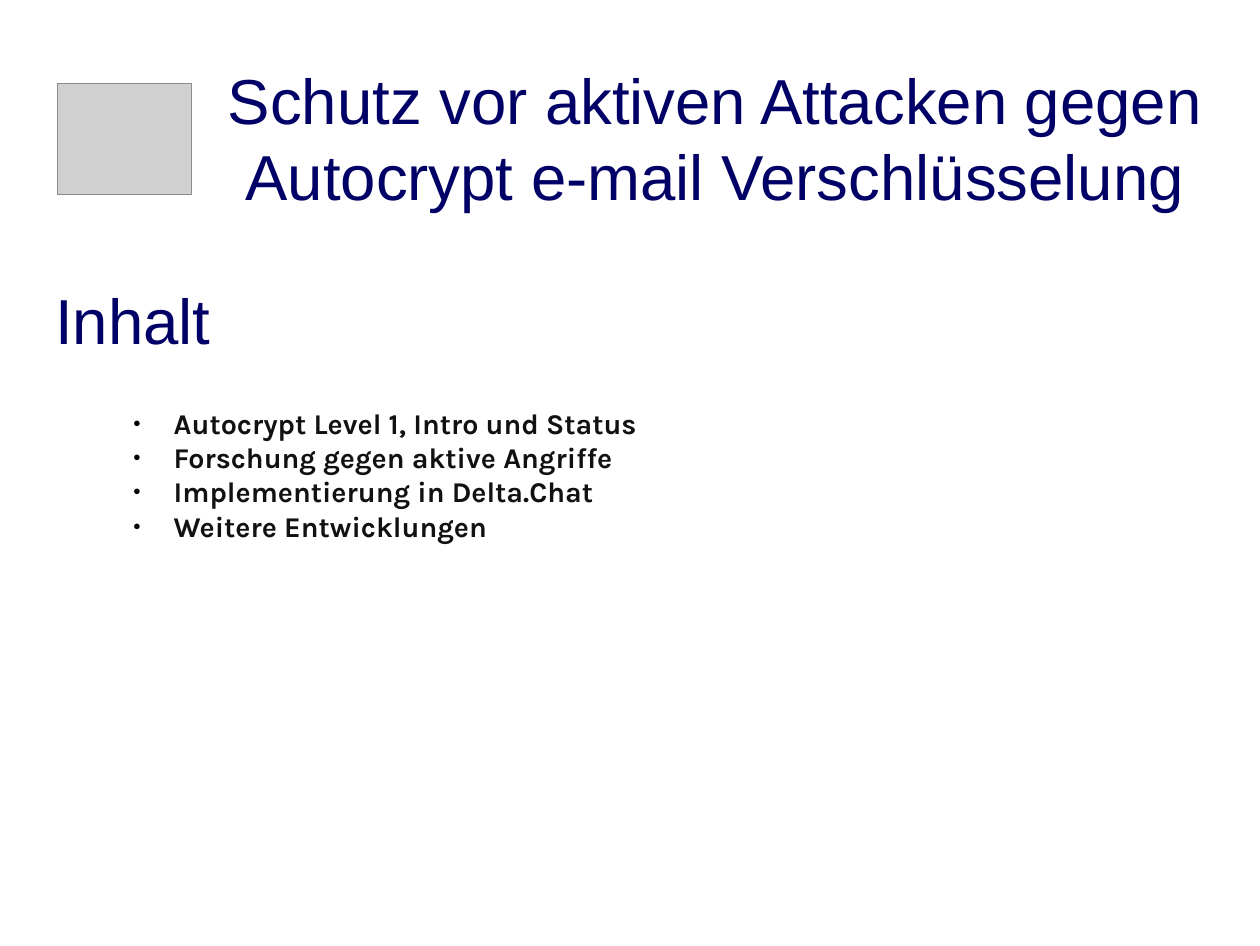
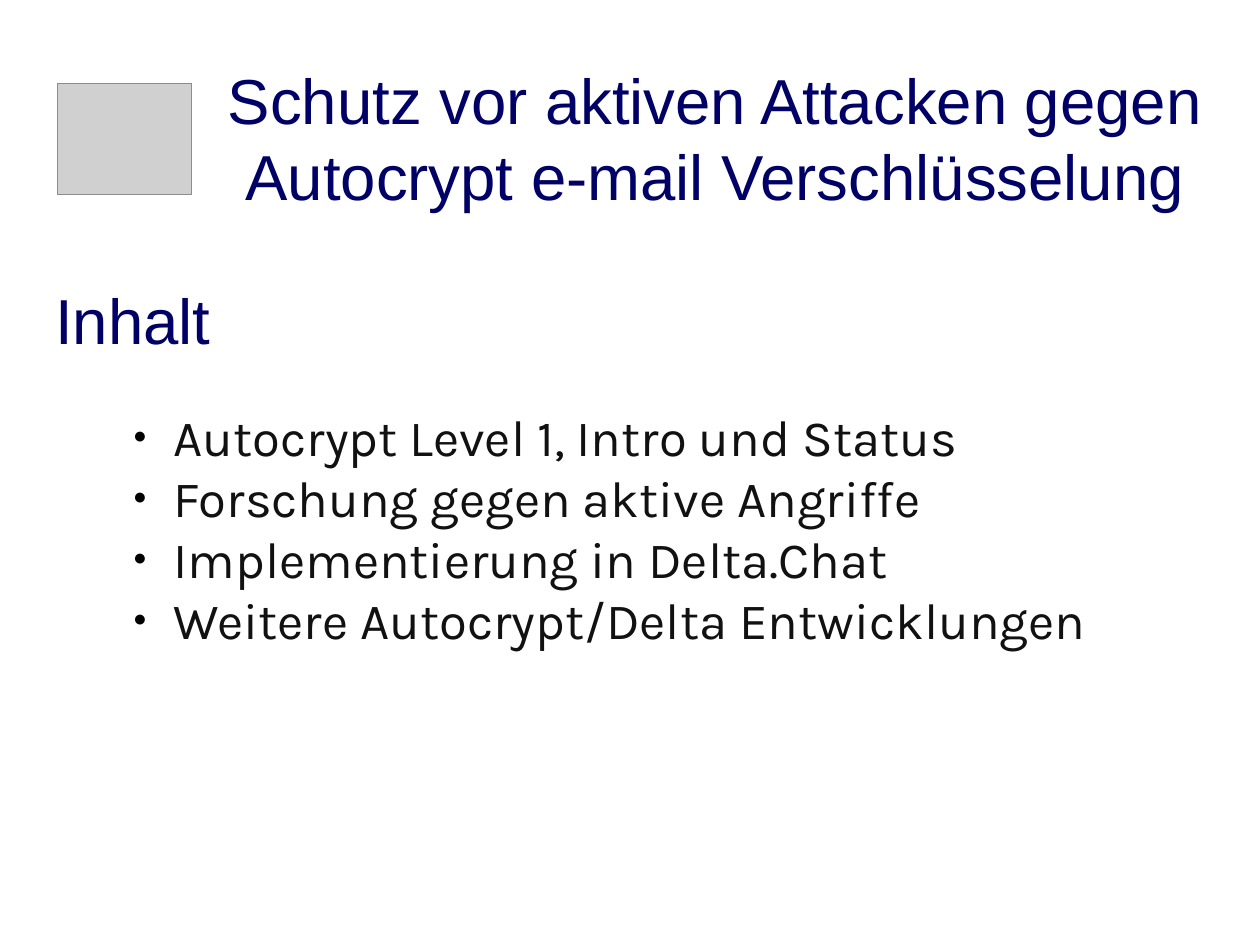
Before and after one commit to deltachat/playground, a slide deck: slide 1 of talks/dud-2018-autocrypt.odp. Drawn at 1260x946 pixels with LibreOffice and Linux fonts; fonts in the diff are those of the drawing; grey boxes stand for pictures. Boxes give left, top, right and bottom in pixels: in the first picture for what was removed or moved away, otherwise in the second. Text is boxed around its words. In the diff, an @@ line names an element or a change of style, - is before the commit and + after.

Commit message:
ein paar design verbesserungen

```diff
--- a/talks/dud-2018-autocrypt.odp
+++ b/talks/dud-2018-autocrypt.odp
@@ text at box(174, 421, 956, 590): size 18 to 32 pt, bold off in "Autocrypt Level 1, Intro und Status", "Forschung gegen aktive Angriffe", "Implementierung in Delta.Chat" @@
@@ text at box(174, 602, 1085, 651): text changed; size 18 to 32 pt; bold off @@
-● Weitere Entwicklungen
+● Weitere Autocrypt/Delta Entwicklungen
```
Also in this commit, not shown: 6 other slides changed, 1 slide removed.
